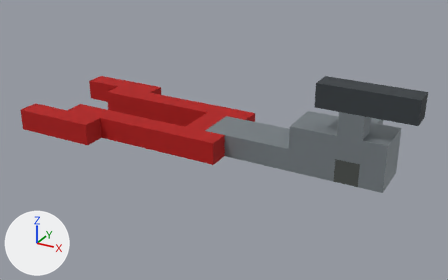
One commit to the glTF model packages/deadvox/src/content/base/assets/models/can_opener.glb: the scene before it, then after it.
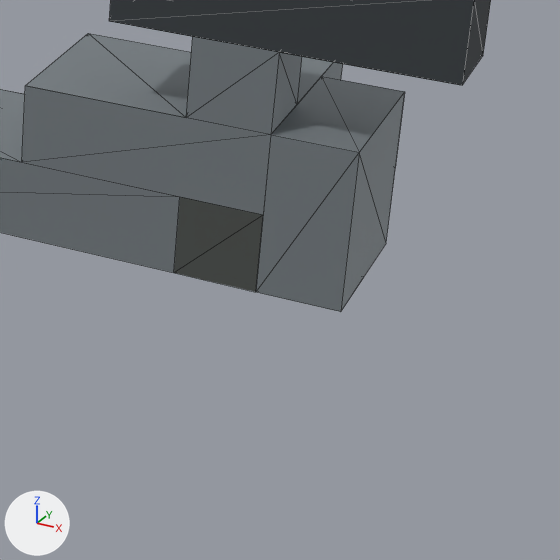
Each version appears first whole from a camera (50 mm lens) standing at (0.0887, -0.2262, 0.1158) and looking at (-0.0335, -0.0041, 0.0047), and next in a close-up on the part from 63% to 100% of the width and 36% to 95% of the height. Arrows for +X, +Y and +Z are at lower left; the lights stay in place. The first two pictures are the older version. The close-ups show mesh edges as thin lines. Where no turn or scale is listed for an object, it has been applied to the vertices. Vertices at exactly the same position are counted once.

Objects in the first close-up: 'body:handOpener'.
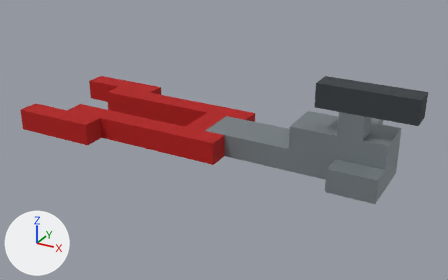
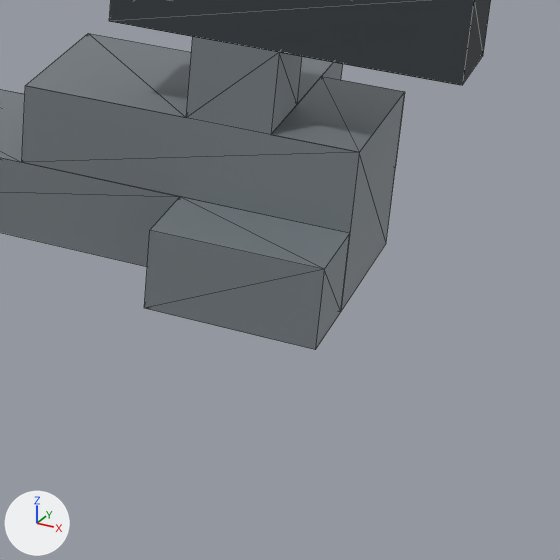
Where the change shows, as pixel boxes (x1, y1, x2, y2) in the close-ups (560 x 560 px; the box of a moved part takes in the faces that stretch with it):
'body:handOpener', reshaped: before (0, 0, 491, 312); after (0, 0, 491, 350)
part 1 of me_body_handopener, moved or reshaped: before (22, 86, 359, 312); after (22, 86, 359, 350)

The change, as a list of edits to the scene's bpy script:
```text
Change me_body_handopener:
    used by ob_body_handopener; location = (0.0, 0.0, 0.0)
    remove me_body_handopener.from_pydata(...)  # 81 vertices, 118 faces; spans x -0.13..0.05, y -0.03..0.03, z 0.0..0.04
    add me_body_handopener.from_pydata(...)  # 80 vertices, 118 faces; spans x -0.13..0.05, y -0.03..0.03, z 0.0..0.04
    me_body_handopener part 1
    6 vertices are removed from x 0.02..0.04, y -0.01..0.01, z 0.0..0.01
    14 faces are deleted
    5 vertices are added at (0.04, -0.02, 0.0), (0.02, -0.02, 0.0), (0.02, -0.02, 0.01), (0.04, -0.01, 0.01), (0.04, -0.02, 0.01)
    14 new faces join them, mat_8a9297 (grey #8a9297)
    remove me_body_handopener.materials.append(mat_4b4f4c)  # dark grey #4b4f4c
```
